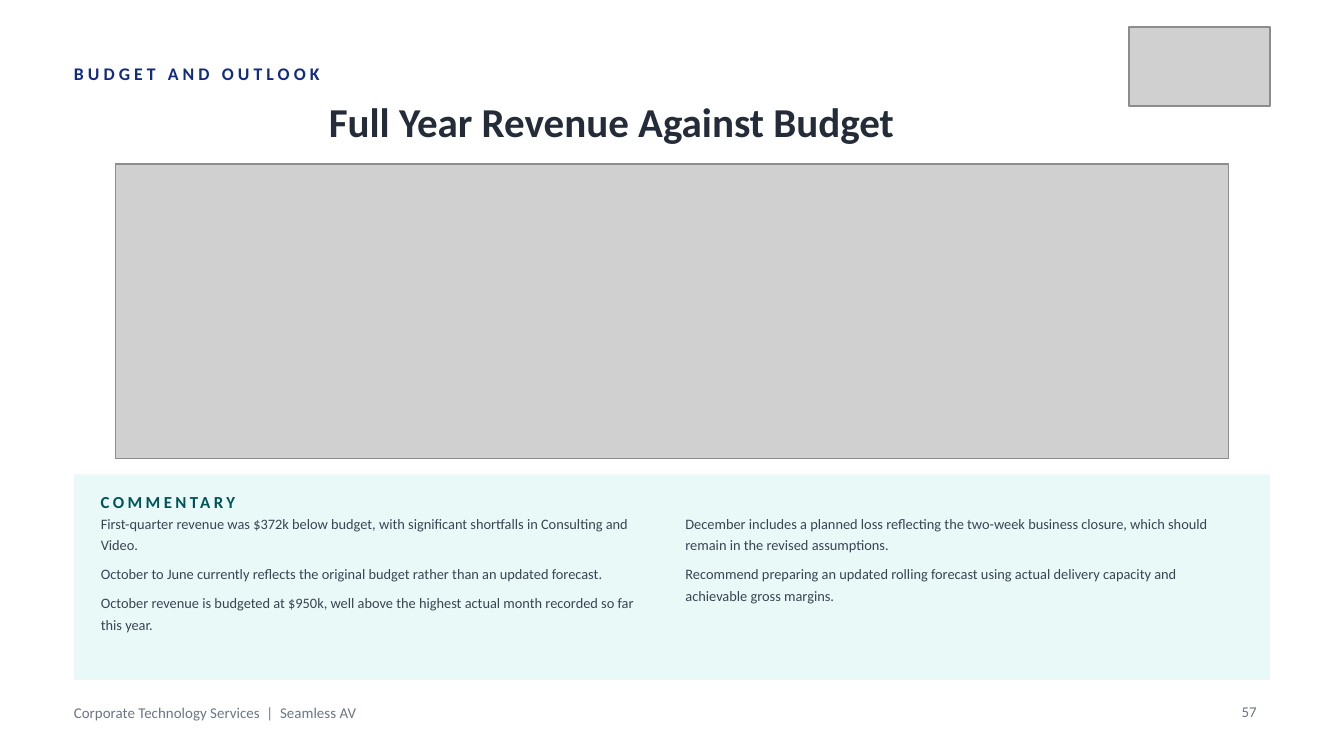
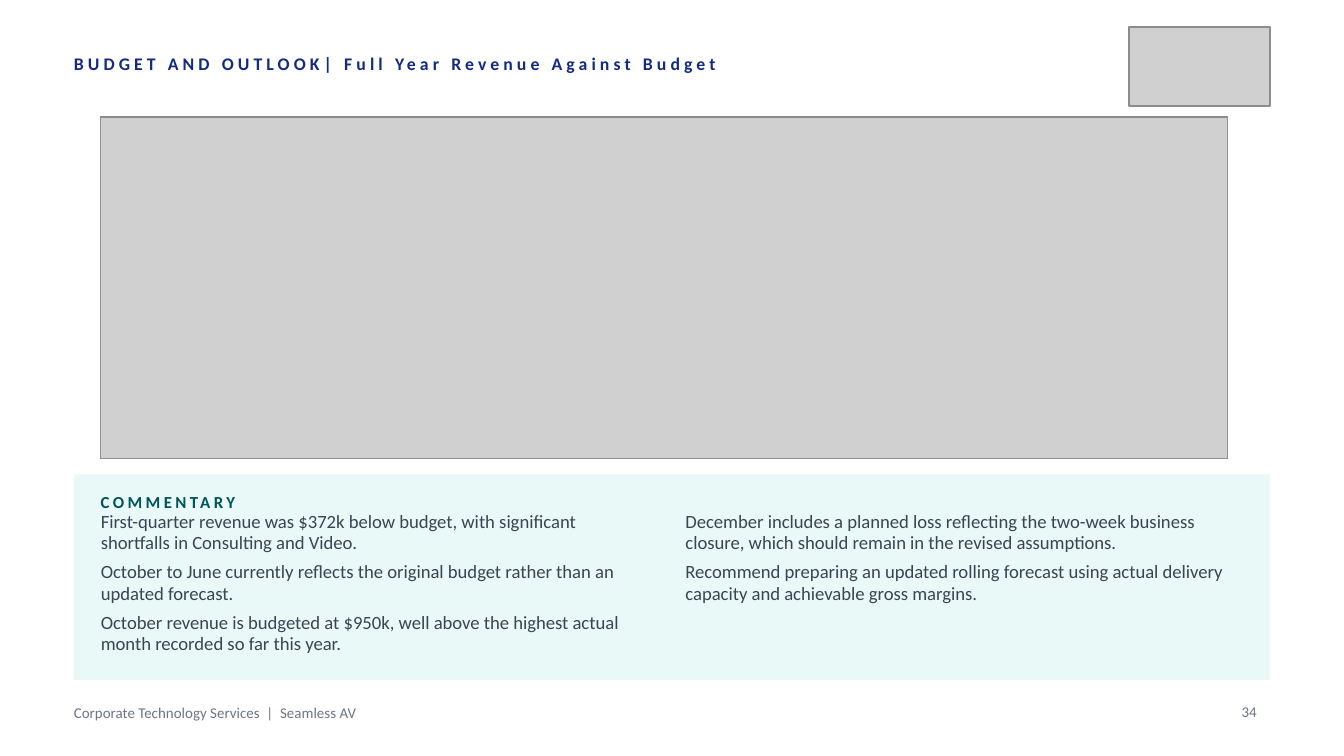
Before and after one commit to WesleyNelson-O33/Claude, a slide deck: slide 34 of deck/CTS Quarterly Business Review - Q1 FY2027.pptx (slide 57 before the commit). Drawn at 1344x756 pixels with LibreOffice and Linux fonts; fonts in the diff are those of the drawing; grey boxes stand for pictures. Boxes give left, top, right and bottom in pixels: in the first picture for what was removed or moved away, otherwise in the second. Text is boxed around its words. In the diff, an @@ line names an element or a change of style, - is before the commit and + after.

```diff
--- a/deck/CTS Quarterly Business Review - Q1 FY2027.pptx
+++ b/deck/CTS Quarterly Business Review - Q1 FY2027.pptx
@@ text at bbox=[74, 68, 320, 80]: text changed @@
-BUDGET AND OUTLOOK
+BUDGET AND OUTLOOK| Full Year Revenue Against Budget
@@ picture: place and size @@
-picture at bbox=[116, 164, 1228, 458]
+picture at bbox=[101, 117, 1227, 458]
@@ text removed at bbox=[329, 108, 894, 144] @@
-Full Year Revenue Against Budget
@@ text "First-quarter revenue was $372k below ..." at bbox=[101, 515, 619, 653]: size 7.8 to 10 pt @@
@@ text "December includes a planned loss ..." at bbox=[685, 515, 1223, 603]: size 7.8 to 10 pt @@
@@ page number at bbox=[1242, 707, 1257, 717]: text changed @@
-57
+34
```
Also in this commit, not shown: 23 other slides changed, 3 slides added, 26 slides removed, 8 other files.
